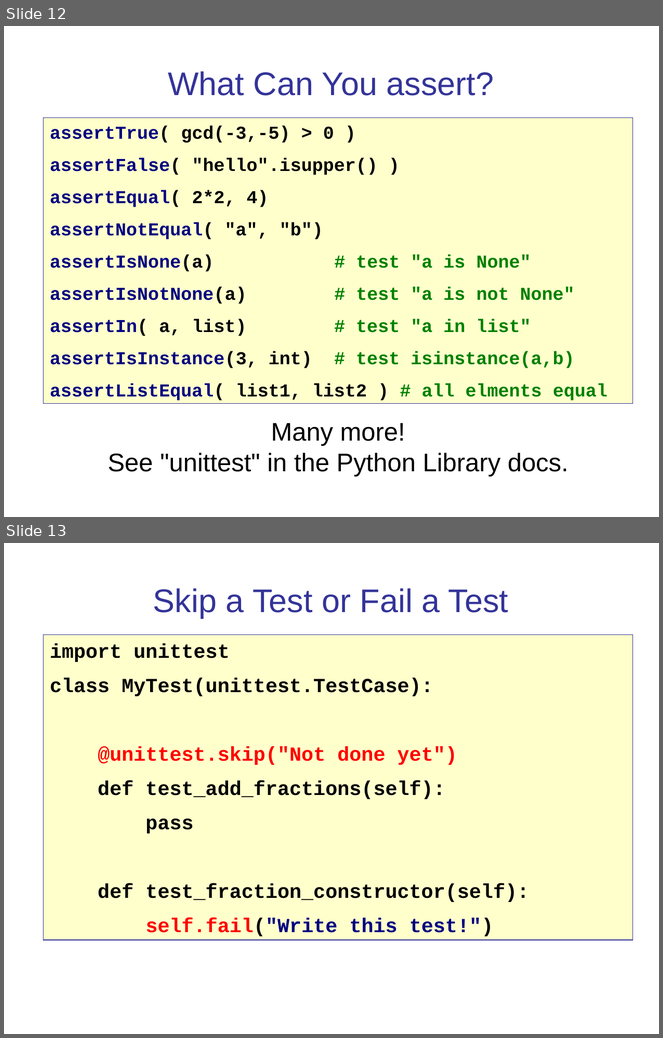
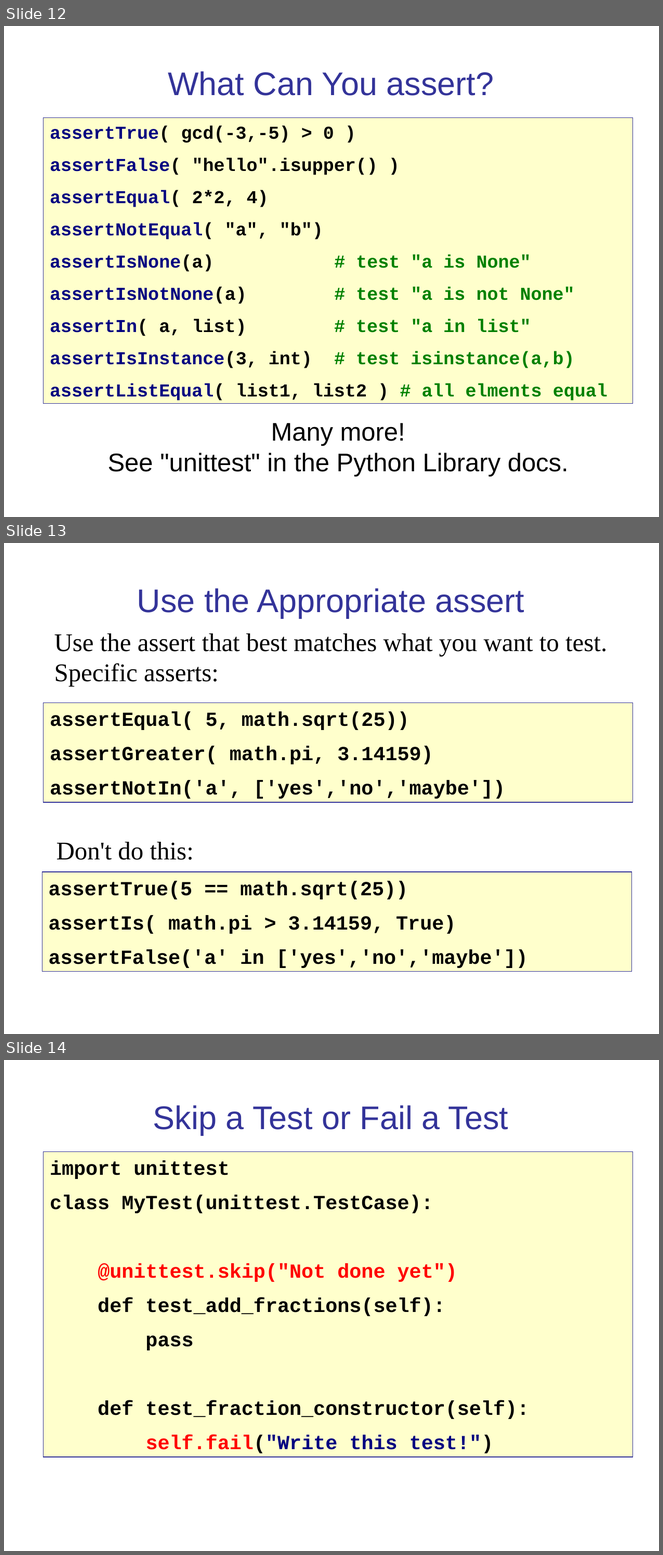
Before and after one commit to cpske/ISP, a slide deck: testing/PythonUnitTesting.ppt. Shown one above the other, each under a label of ours: slides 12 and 13 before the commit, slides 12, 13 and 14 after it. The pictures are 663x1038 and 663x1555 pixels, drawn with LibreOffice and Linux fonts; fonts in the diff are those of the drawing. Boxes give left, top, right and bottom in pixels: in the first picture for what was removed or moved away, otherwise in the second. Text is boxed around its words. In the diff, an @@ line names an element or a change of style, - is before the commit and + after.

```diff
--- a/testing/PythonUnitTesting.ppt
+++ b/testing/PythonUnitTesting.ppt
@@ slide 13 added at [4, 543, 659, 1034], background #FFFFFF @@
@@ title added at [137, 588, 525, 618], 36 pt, text #333399 @@
+Use the Appropriate assert
@@ text added at [54, 633, 607, 687], 28 pt, text #000000 @@
+Use the assert that best matches what you want to test.
+Specific asserts:
@@ rectangle added at [44, 703, 633, 802], fill #FFFFCC, outline #333399 0.74 pt, 22 pt, text #000000, bold @@
+assertEqual( 5, math.sqrt(25))
+assertGreater( math.pi, 3.14159)
+assertNotIn('a', ['yes','no','maybe'])
@@ text added at [57, 842, 194, 860], 28 pt, text #000000 @@
+Don't do this:
@@ rectangle added at [42, 872, 632, 971], fill #FFFFCC, outline #333399 0.74 pt, 22 pt, text #000000, bold @@
+assertTrue(5 == math.sqrt(25))
+assertIs( math.pi > 3.14159, True)
+assertFalse('a' in ['yes','no','maybe'])
@@ what was slide 13 is now slide 14 @@
```
Also in this commit, not shown: 7 slides changed, 3 other files.
